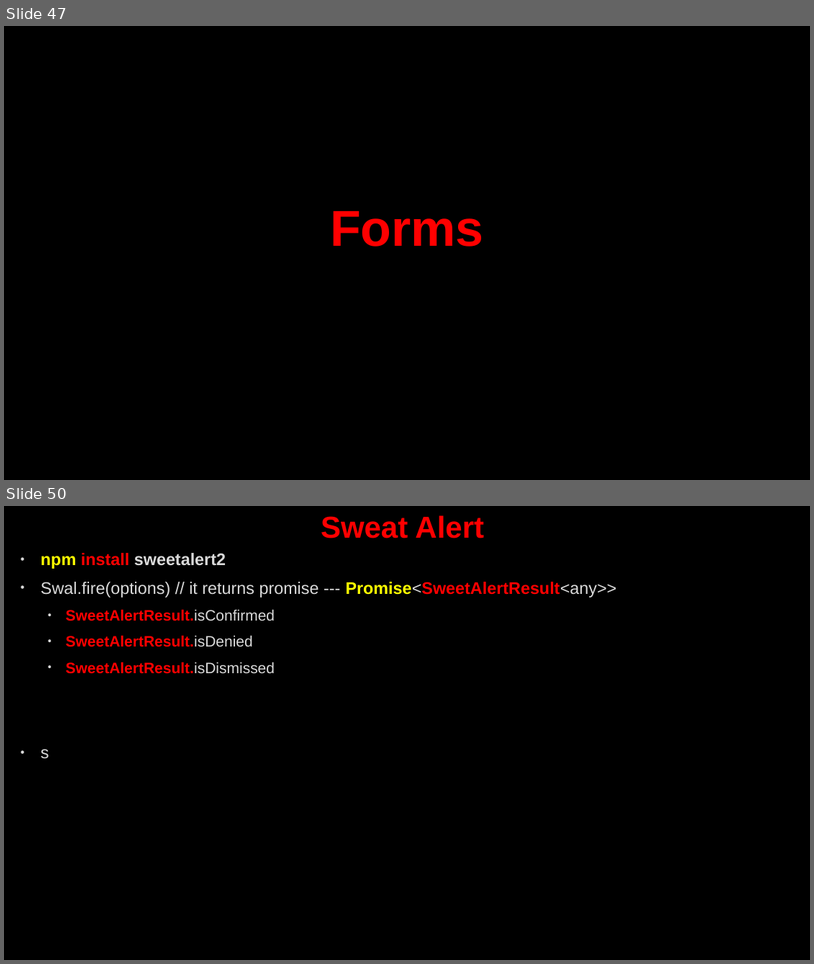
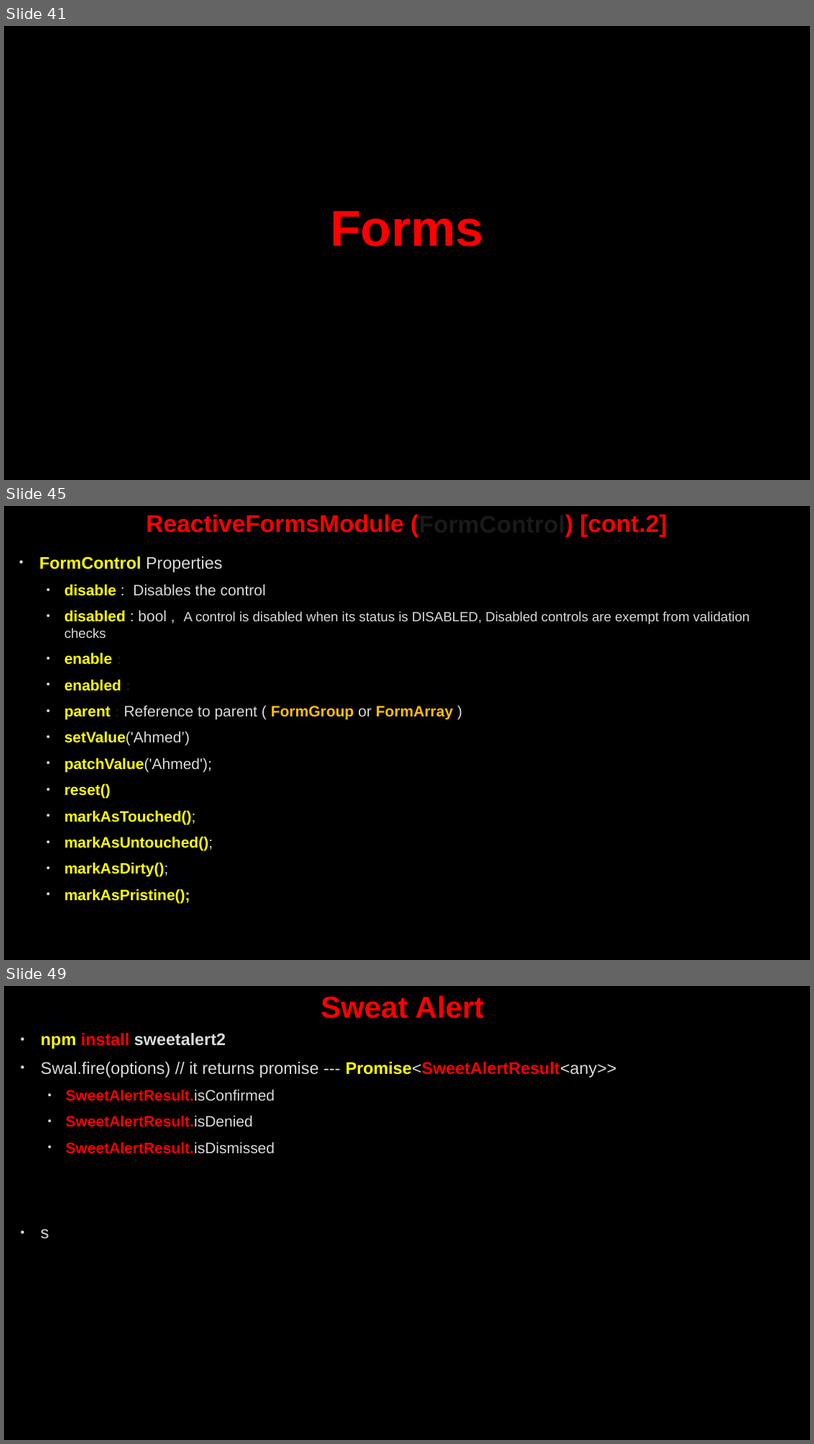
Before and after one commit to AhmedMohamedSamir1/Summary, a slide deck: Angular & type script/Angular.pptx. Shown one above the other, each under a label of ours: slides 47 and 50 before the commit, slides 41, 45 and 49 after it; the slides between them are not shown. The pictures are 814x964 and 814x1444 pixels, drawn with LibreOffice and Linux fonts; fonts in the diff are those of the drawing; background and template pictures are left out. Boxes give left, top, right and bottom in pixels: in the first picture for what was removed or moved away, otherwise in the second. Text is boxed around its words. In the diff, an @@ line names an element or a change of style, - is before the commit and + after.

```diff
--- a/Angular & type script/Angular.pptx
+++ b/Angular & type script/Angular.pptx
@@ slide 45 added at (4, 506, 810, 960), background picture (left out) @@
@@ title added at (146, 514, 667, 537), 28.8 pt, text #FF0000, bold @@
+ReactiveFormsModule (FormControl) [cont.2]
@@ text added at (39, 556, 751, 903), 18 pt, text #DADADA @@
+• FormControl Properties
+  • disable : Disables the control
+  • disabled : bool , A control is disabled when its status is DISABLED, Disabled controls are exempt from validation checks
+  • enable :
+  • enabled :
+  • parent : Reference to parent ( FormGroup or FormArray )
+  • setValue('Ahmed’)
+  • patchValue('Ahmed');
+  • reset()
+  • markAsTouched();
+  • markAsUntouched();
+  • markAsDirty();
+  • markAsPristine();
@@ what was slide 47 is now slide 41 @@
@@ what was slide 50 is now slide 49 @@
```
Also in this commit, not shown: 9 slides changed, 20 other slides added, 8 slides removed, 11 other files.
